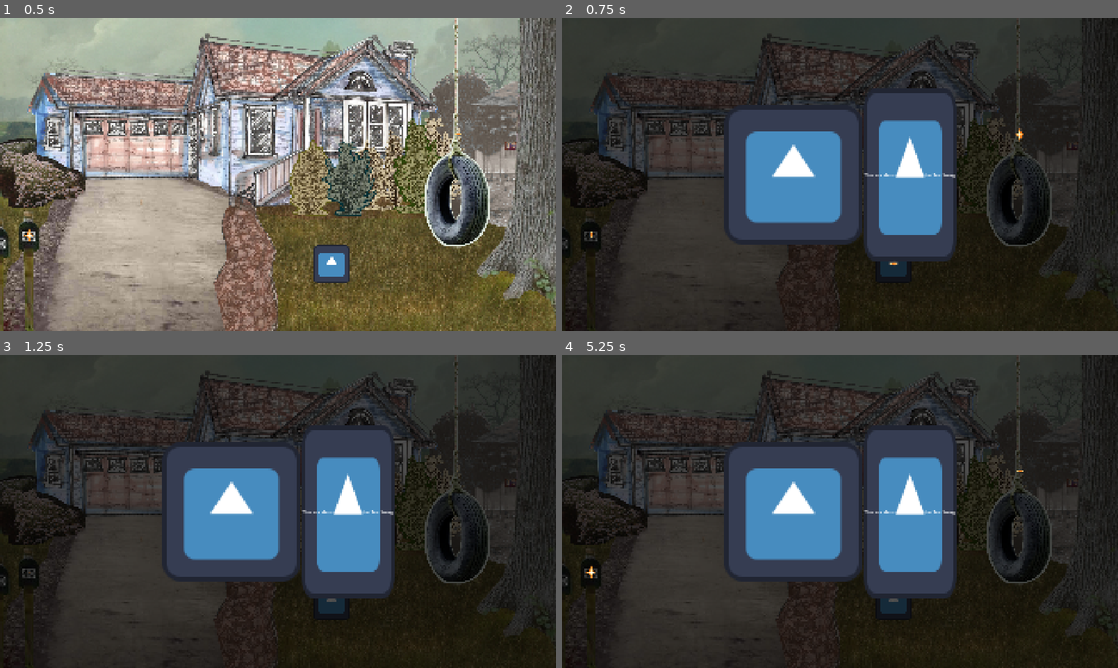
Above: before the commit, frames 1-4 (two rows, left to right).
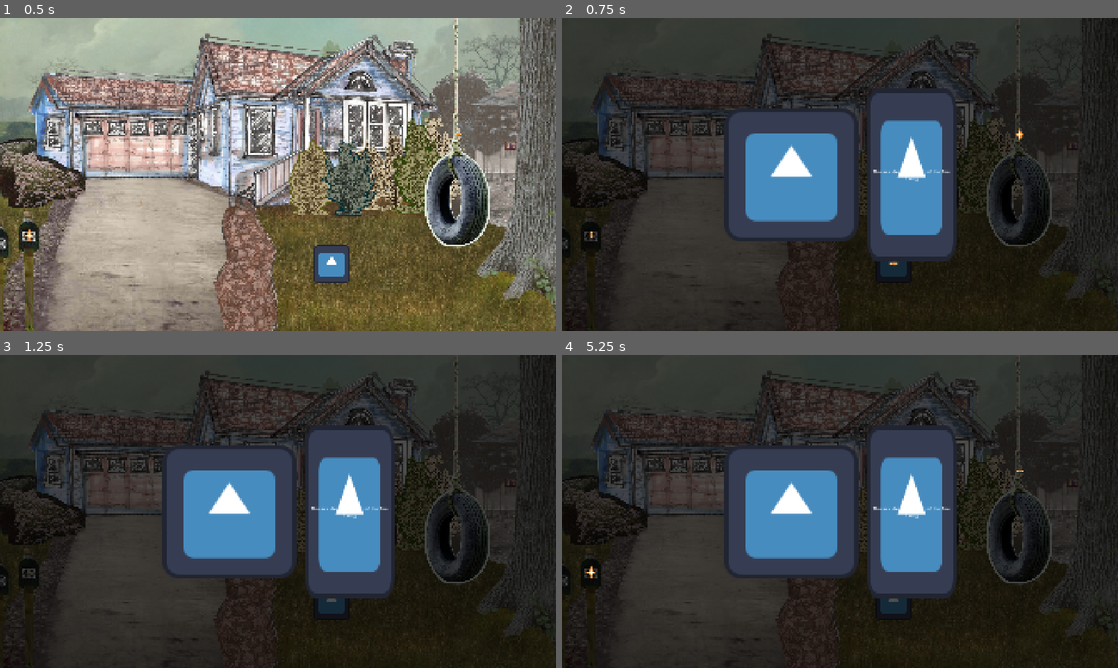
Above: after the commit, the same moments.

Repository: matthew-cavener/house-on-redacted-st
Game: Godot game, scene res://scenes/main.tscn
The game is run twice, just before and just after one commit, with the same random seed, the same clock (stepped at 60 frames per second) and the same inputs. The engine's default icon, where the game draws it, is replaced by a stand-in: a white triangle on a blue panel in a dark square.
Inputs (mouse positions are in pixels of both pictures, inside the frame that each line leads up to):
- Up to frame 1 (0.5 s): no input
- Up to frame 2 (0.75 s): click (1017, 133) at 0.5 s
- Up to frame 3 (1.25 s): no input
- Up to frame 4 (5.25 s): click (895, 602) at 1.25 s; click (589, 570) at 2 s; click (1017, 470) at 2.75 s; click (895, 602) at 3.5 s; click (589, 570) at 4.25 s; click (1017, 470) at 5 s

Frame 1 is identical in both runs. In frame 2, 2.6% of the frame differs, in the area x 30-71%, y 23-78%; in frame 3, 2.6%; in frame 4, 2.6%.

Commit message:
add some separation

Diff:
--- a/scenes/ui/evidence_popup.tscn
+++ b/scenes/ui/evidence_popup.tscn
@@ -42,6 +42,7 @@
 anchor_bottom = 1.0
 grow_horizontal = 2
 grow_vertical = 2
+theme_override_constants/separation = 30
 
 [node name="HeroImage" type="TextureRect" parent="PopupContainer/HeroLayout"]
 layout_mode = 2
